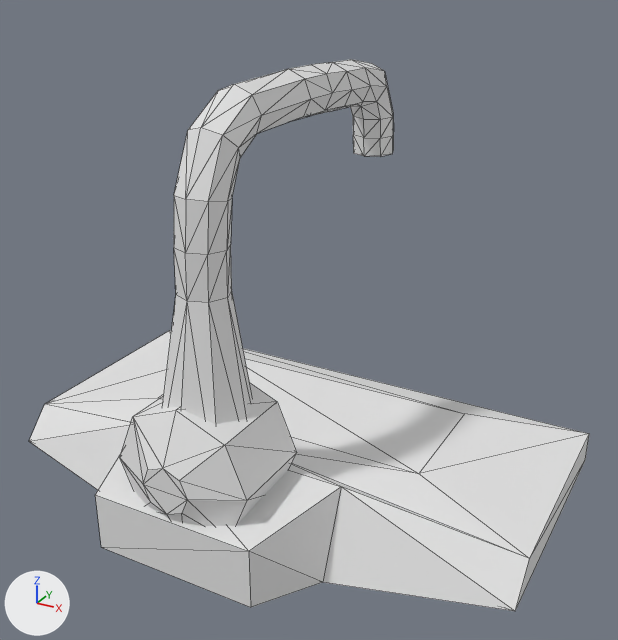
One commit to the OBJ model Models/Levers/LeverA.obj: the scene before it, then after it.
Camera for both pictures: a 50 mm lens placed at (1.43, -2.54, 1.78), pointed at (0.1, -0.12, 0.57). The axes (+X, +Y, +Z) are drawn at lower left. The lights are the same throughout. Mesh edges are drawn as thin lines. Where no turn or scale is listed for an object, it has been applied to the vertices.

The first picture shows 'Base', 'Handle'.
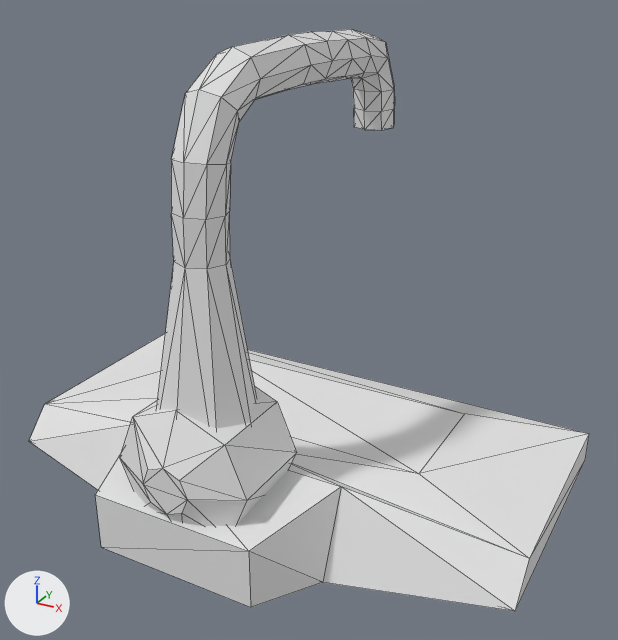
Boxes [x1, y1, x2, y2] around the edits, measured in the pictures (618 x 640 px):
'Handle', mesh moved
    before: [162, 59, 394, 424]
    after: [156, 29, 395, 429]

The edits, one by one:
me_handle has 112 vertices, 214 faces and spans x -0.191..0.2, y -0.818..0.637, z 0.123..1.419.
me_handle is used by ob_handle; location (0.0, 0.0, 0.0).
me_handle part 1: the whole mesh is moved by (0.0, 0.0, 0.103).
